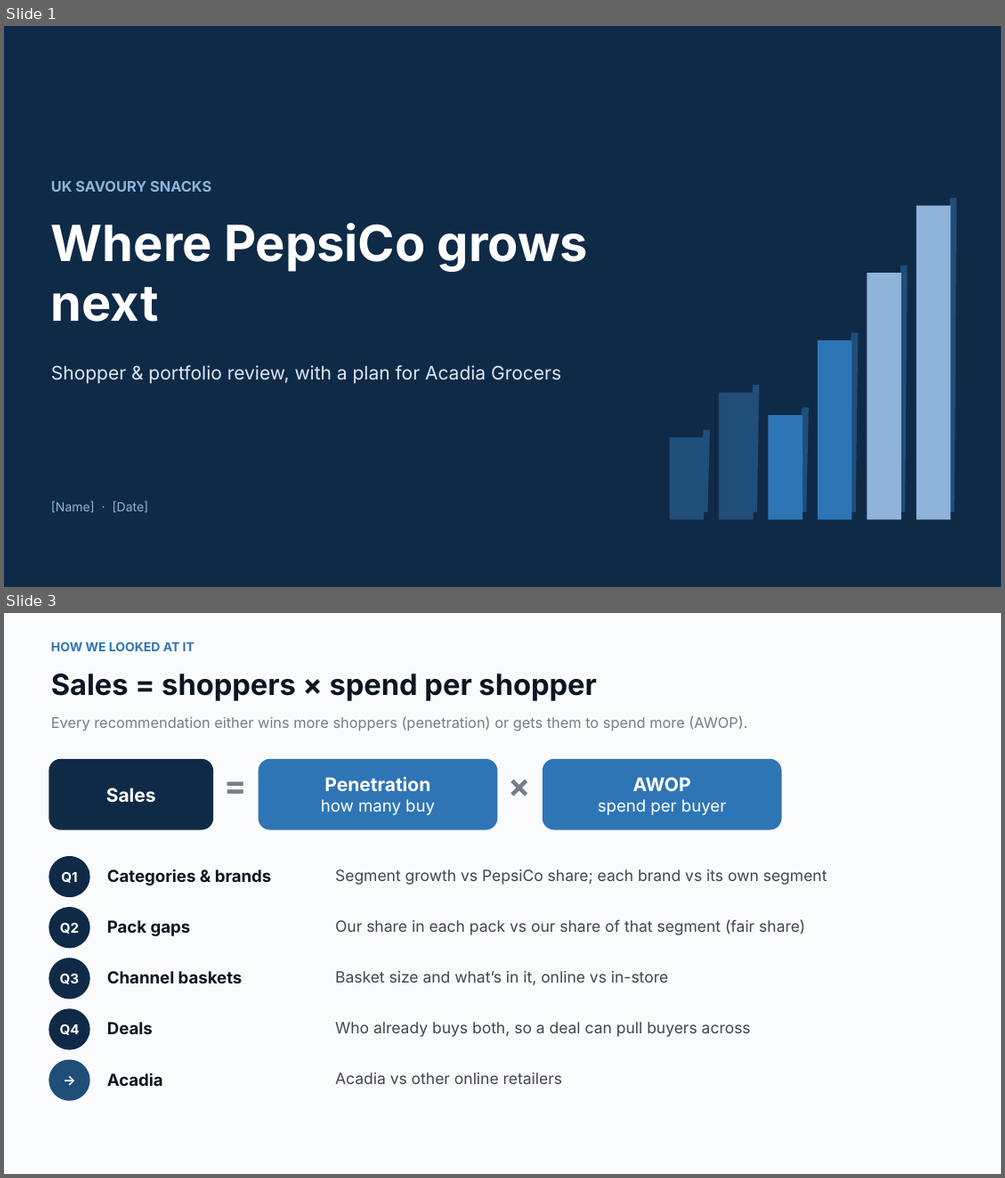
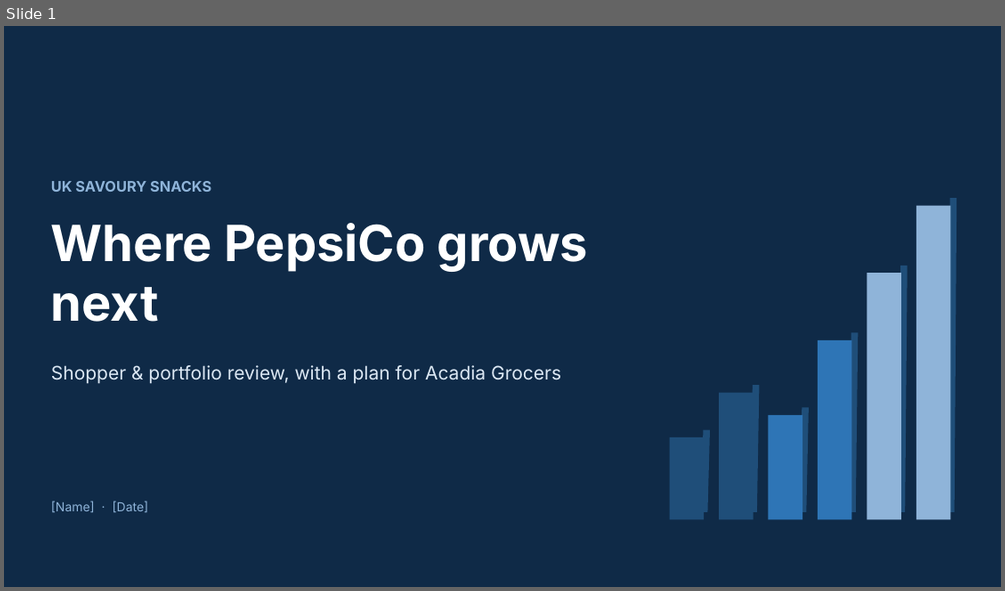
Before and after one commit to harshjunekumar/test-sample, a slide deck: pepsico_savoury_case/UK_Savoury_Growth_Story.pptx. Shown one above the other, each under a label of ours: slides 1 and 3 before the commit, slide 1 after it; the slides between them are not shown. The pictures are 1005x1178 and 1005x591 pixels, drawn with LibreOffice and Linux fonts; fonts in the diff are those of the drawing. Boxes give left, top, right and bottom in pixels: in the first picture for what was removed or moved away, otherwise in the second. Text is boxed around its words. In the diff, an @@ line names an element or a change of style, - is before the commit and + after.

```diff
--- a/pepsico_savoury_case/UK_Savoury_Growth_Story.pptx
+++ b/pepsico_savoury_case/UK_Savoury_Growth_Story.pptx
@@ slide 3 removed at [4,613,1001,1174], background #FFFFFF @@
@@ rectangle removed at [4,613,1001,1174] @@
@@ text removed at [51,641,194,651] @@
-HOW WE LOOKED AT IT
@@ text removed at [51,674,596,701] @@
-Sales = shoppers × spend per shopper
@@ text removed at [51,716,747,731] @@
-Every recommendation either wins more shoppers (penetration) or gets them to spend more (AWOP).
@@ rounded rectangle removed at [48,759,213,830] @@
-Sales
@@ text removed at [213,763,259,822] @@
-=
@@ rounded rectangle removed at [259,759,498,830] @@
-Penetration
-how many buy
@@ text removed at [498,763,542,822] @@
-×
@@ rounded rectangle removed at [542,759,782,830] @@
-AWOP
-spend per buyer
@@ ellipse removed at [48,856,90,897] @@
-Q1
@@ text removed at [107,868,272,885] @@
-Categories & brands
@@ text removed at [335,869,827,884] @@
-Segment growth vs PepsiCo share; each brand vs its own segment
@@ ellipse removed at [48,907,90,948] @@
-Q2
@@ text removed at [107,920,191,936] @@
-Pack gaps
@@ text removed at [335,919,805,935] @@
-Our share in each pack vs our share of that segment (fair share)
@@ ellipse removed at [48,957,90,999] @@
-Q3
@@ text removed at [107,971,243,984] @@
-Channel baskets
@@ text removed at [335,971,668,985] @@
-Basket size and what’s in it, online vs in-store
@@ ellipse removed at [48,1008,90,1050] @@
-Q4
@@ text removed at [107,1022,153,1035] @@
-Deals
@@ text removed at [335,1022,751,1037] @@
-Who already buys both, so a deal can pull buyers across
@@ ellipse removed at [48,1060,90,1101] @@
-→
@@ text removed at [107,1072,163,1086] @@
-Acadia
@@ text removed at [335,1072,563,1084] @@
-Acadia vs other online retailers
```
Also in this commit, not shown: 9 slides changed, 4 slides added, 2 other slides removed, 1 other file.
